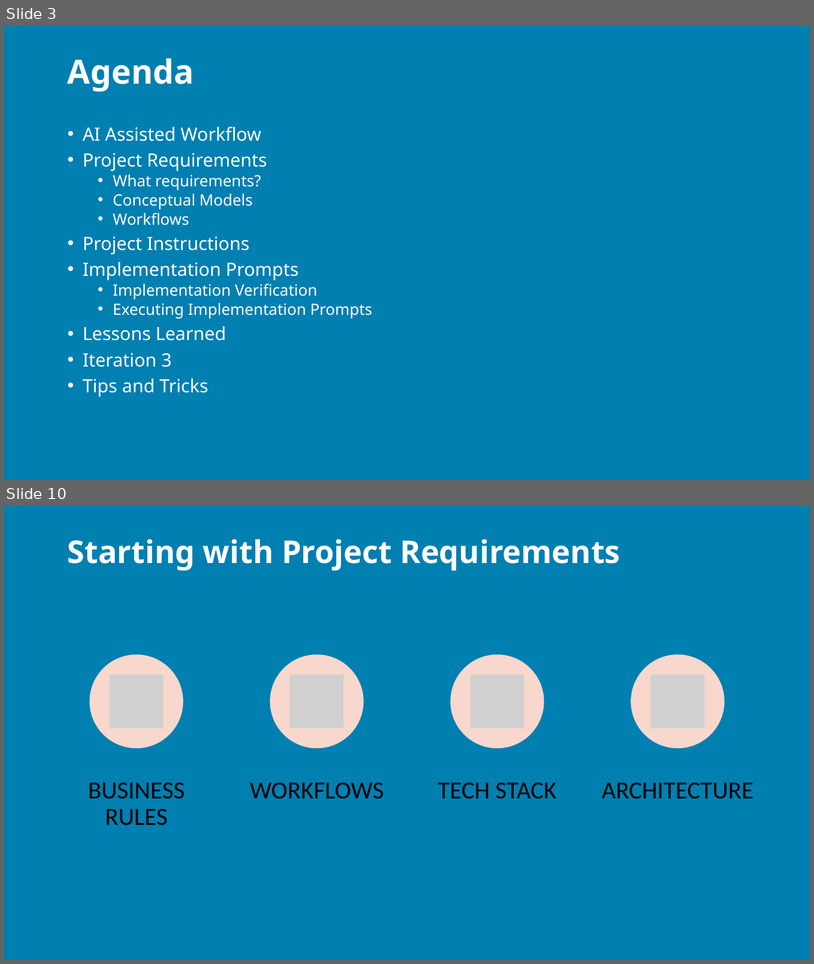
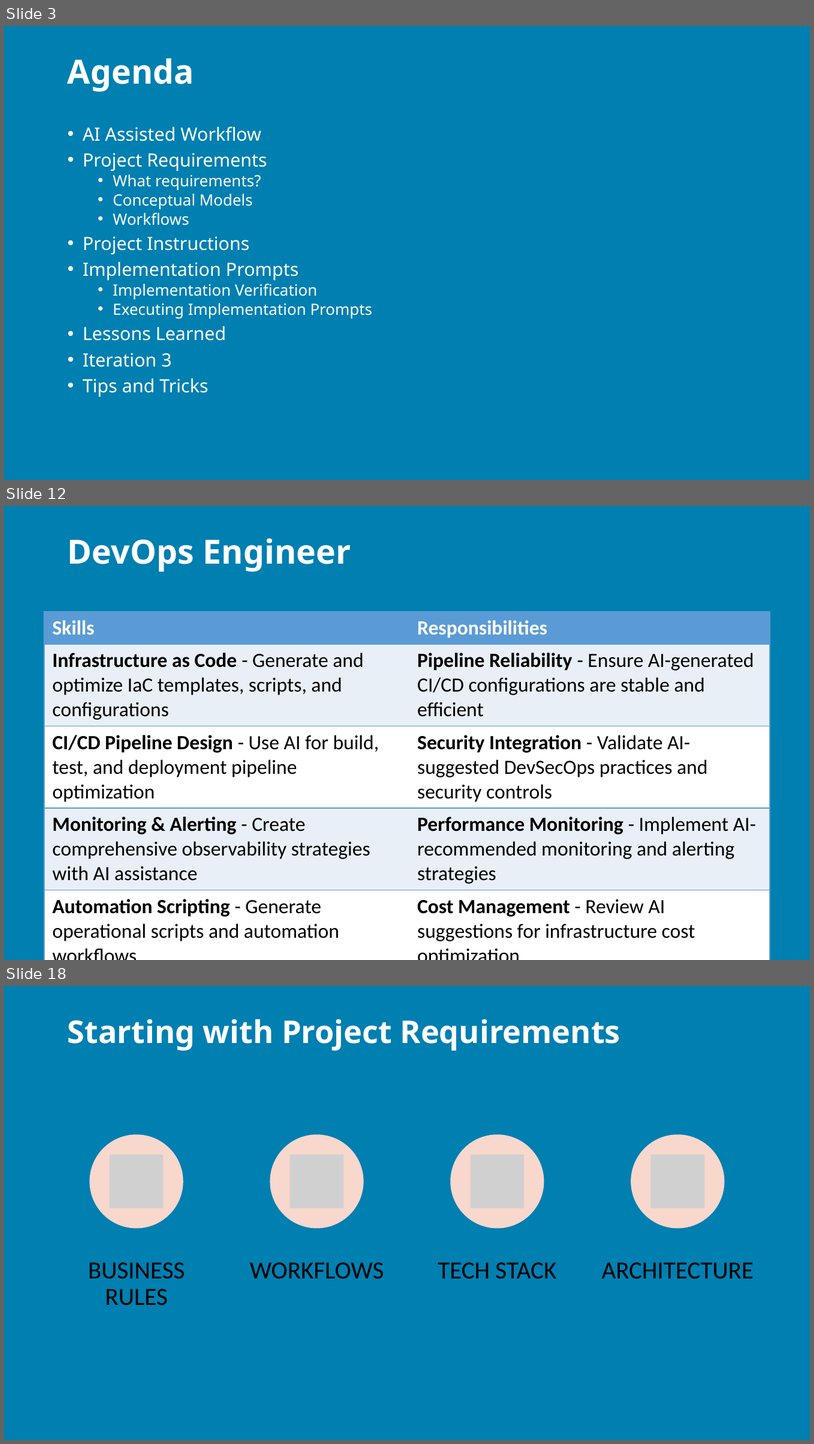
Before and after one commit to j0hnnymiller/AI-Assisted-Software-Development, a slide deck: Slides/AIASD-Greenfield-slides.pptx. Shown one above the other, each under a label of ours: slides 3 and 10 before the commit, slides 3, 12 and 18 after it; the slides between them are not shown. The pictures are 814x964 and 814x1444 pixels, drawn with LibreOffice and Linux fonts; fonts in the diff are those of the drawing; grey boxes stand for pictures; background and template pictures are left out. Boxes give left, top, right and bottom in pixels: in the first picture for what was removed or moved away, otherwise in the second. Text is boxed around its words. In the diff, an @@ line names an element or a change of style, - is before the commit and + after.

Commit message:
feat: add AI-First vs. Prompt-First development slides and supporting markdown content

```diff
--- a/Slides/AIASD-Greenfield-slides.pptx
+++ b/Slides/AIASD-Greenfield-slides.pptx
@@ slide 12 added at <box>4,506,810,960</box>, background picture (left out) @@
@@ title added at <box>68,538,351,572</box>, 29.7 pt, text #FFFFFF, bold @@
+DevOps Engineer
@@ table added at <box>44,612,770,943</box>, 6 rows, 2 columns @@
+Skills | Responsibilities
+Infrastructure as Code - Generate and optimize IaC templates, scripts, and configurations | Pipeline Reliability - Ensure AI-generated CI/CD configurations are stable and efficient
+CI/CD Pipeline Design - Use AI for build, test, and deployment pipeline optimization | Security Integration - Validate AI-suggested DevSecOps practices and security controls
+Monitoring & Alerting - Create comprehensive observability strategies with AI assistance | Performance Monitoring - Implement AI-recommended monitoring and alerting strategies
+Automation Scripting - Generate operational scripts and automation workflows | Cost Management - Review AI suggestions for infrastructure cost optimization
+Cloud Resource Optimization - Leverage AI for cost optimization and resource management | Disaster Recovery - Develop and test AI-assisted backup and recovery procedures
@@ what was slide 10 is now slide 18 @@
```
Also in this commit, not shown: 3 slides changed, 14 other slides added, 5 slides removed, 3 other files.
